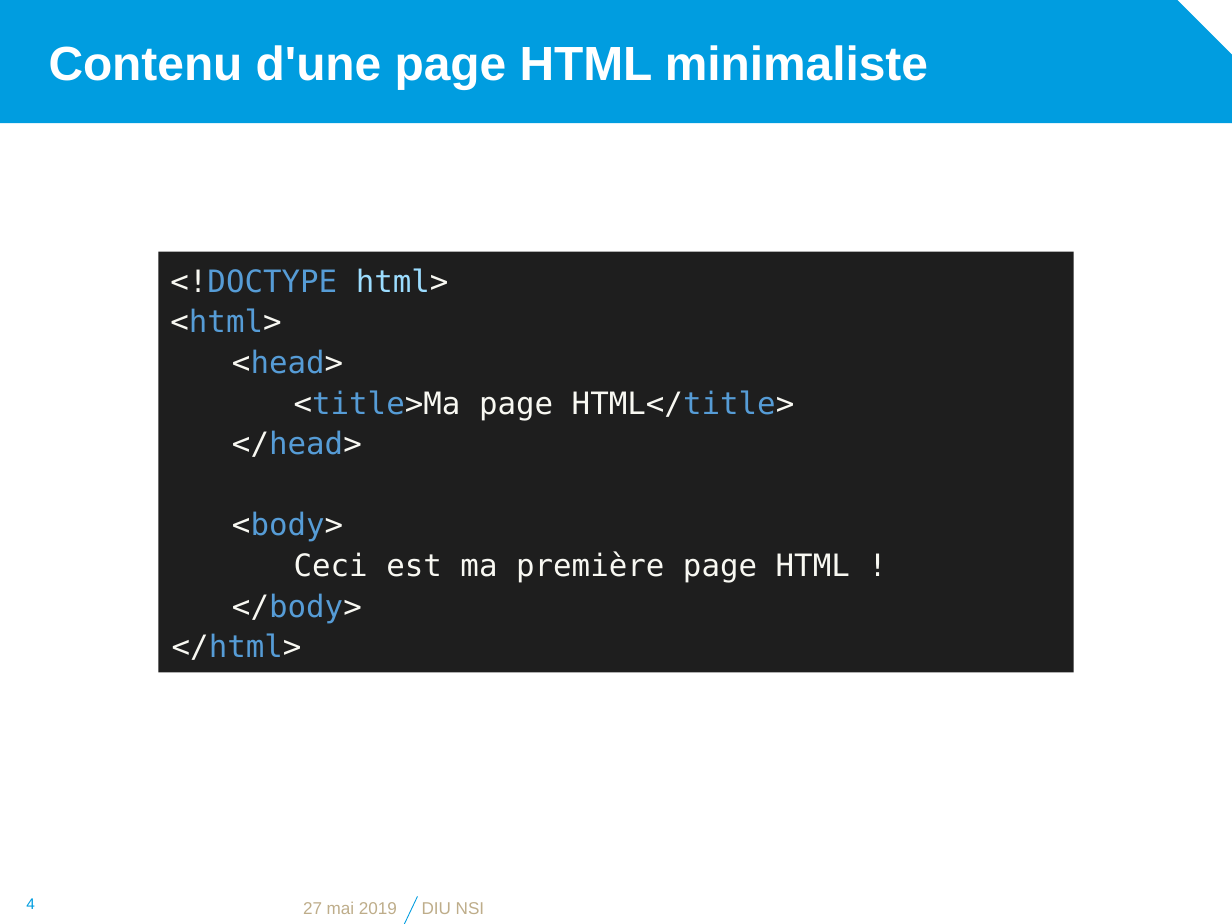
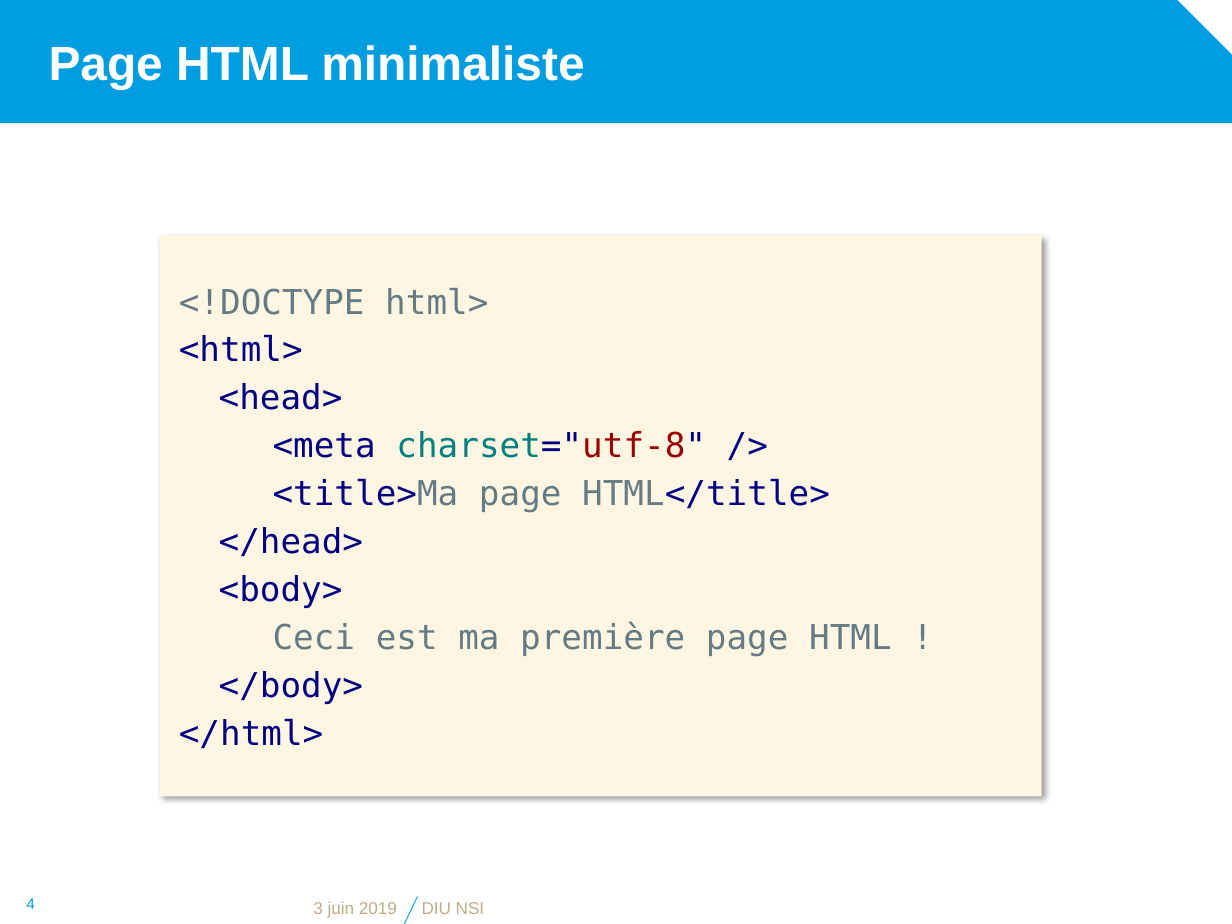
Before and after one commit to diu-uf-bordeaux/bloc1, a slide deck: slide 4 of web/2-HTML/html.pptx. Drawn at 1232x924 pixels with LibreOffice and Linux fonts; fonts in the diff are those of the drawing; background and template pictures are left out. Boxes give left, top, right and bottom in pixels: in the first picture for what was removed or moved away, otherwise in the second. Text is boxed around its words. In the diff, an @@ line names an element or a change of style, - is before the commit and + after.

Commit message:
pass on html

```diff
--- a/web/2-HTML/html.pptx
+++ b/web/2-HTML/html.pptx
@@ title at <box>49,45,584,89</box>: text changed @@
-Contenu d'une page HTML minimaliste
+Page HTML minimaliste
@@ rectangle "<!DOCTYPE html>": place and size @@
-rectangle "<!DOCTYPE html>" at <box>159,251,1074,673</box>
+rectangle "<!DOCTYPE html>" at <box>160,235,1041,796</box>
@@ rectangle "<!DOCTYPE html>" at <box>160,235,1041,796</box>: vertical alignment top to middle; fill #1E1E1E to #FEF6E3; shadow on @@
@@ text in rectangle at <box>179,288,892,749</box>: size 18 to 20 pt in "<!DOCTYPE html>", "<html>", "<head>", "<title>Ma page HTML</title>" and 5 more places; text colour #F8F8F2 to #657B83 in "<!DOCTYPE html>", "<title>Ma page HTML</title>", "Ceci est ma première page HTML !"; text colour #569CD6 to #657B83 in "<!DOCTYPE"; text colour #9CDDFF to #657B83 in "html>"; text colour #F8F8F2 to #010080, text colour #569CD6 to #010080 in "<html>", "<head>", "<title>Ma HTML</title>", "</head>" and 3 more places; indent changed; line spacing 1.1 to 1; more space between paragraphs; list level 1 to 2 in "<head>"; list level 1 to 3 in "<title>Ma page HTML</title>"; list level 2 to 3 in "Ceci est ma première page ..."; list level 2 to 1 in "</html>" @@
@@ text in rectangle at <box>273,431,706,458</box>: paragraph added @@
+    <meta charset="utf-8" />
@@ text at <box>313,901,397,918</box>: text changed @@
-27 mai 2019
+3 juin 2019
```
Also in this commit, not shown: 5 other slides changed, 3 slides added, 1 slide removed.
